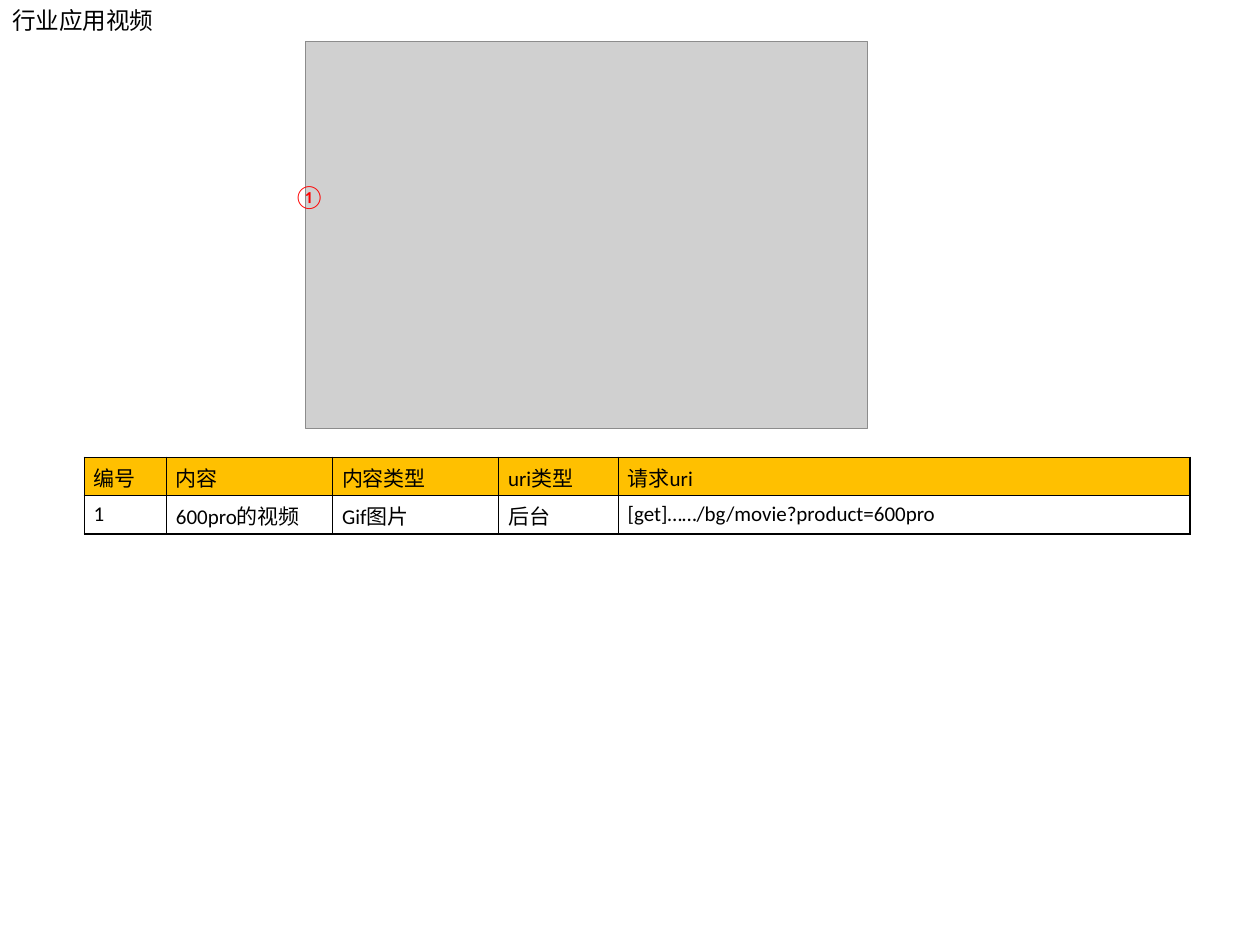
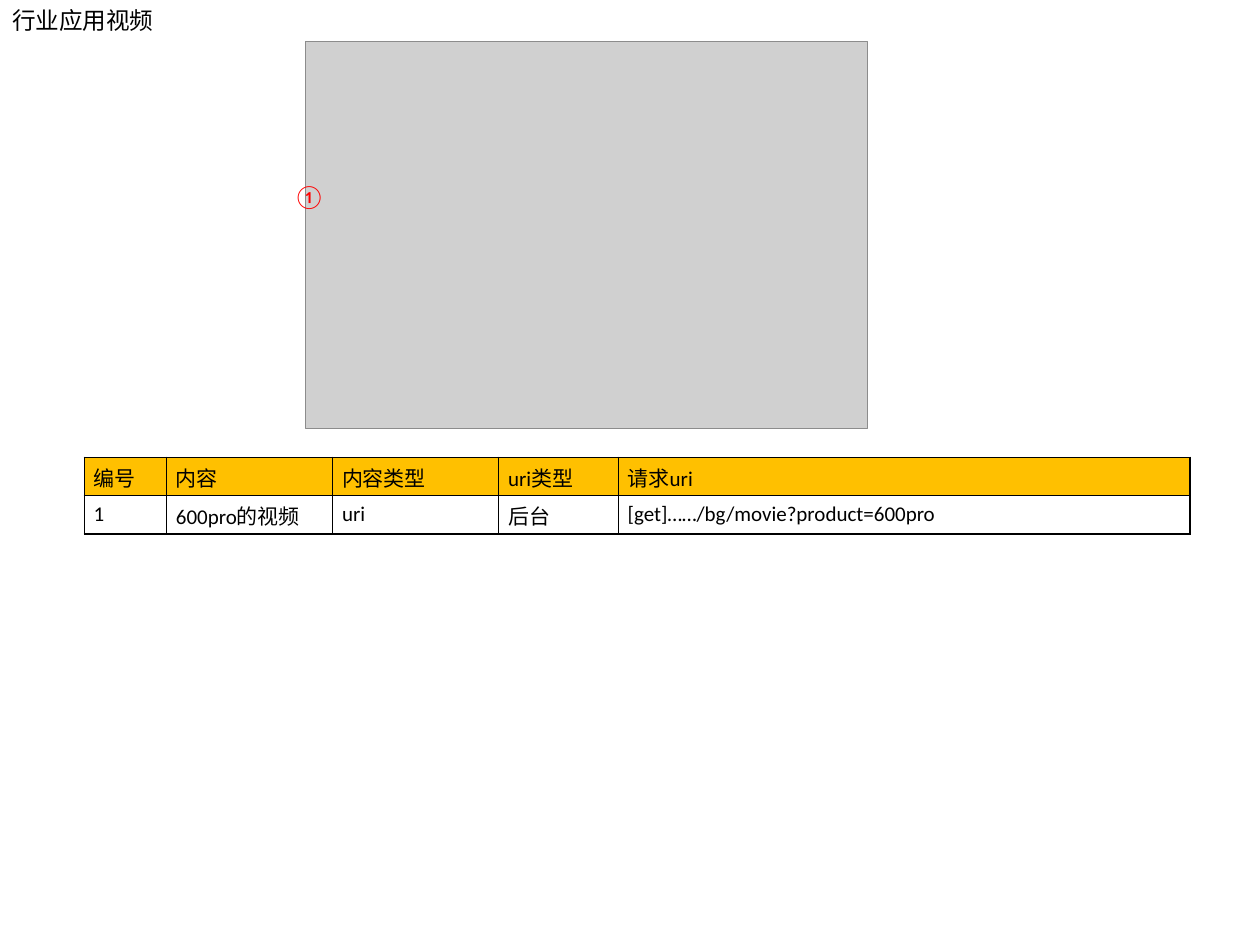
Before and after one commit to shining-force/My2019, a slide deck: slide 7 of MyCompany/资源汇总.pptx. Drawn at 1260x945 pixels with LibreOffice and Linux fonts; fonts in the diff are those of the drawing; grey boxes stand for pictures. Boxes give left, top, right and bottom in pixels: in the first picture for what was removed or moved away, otherwise in the second. Text is boxed around its words. In the diff, an @@ line names an element or a change of style, - is before the commit and + after.

```diff
--- a/MyCompany/资源汇总.pptx
+++ b/MyCompany/资源汇总.pptx
@@ table at (x1=84, y1=457, x2=1191, y2=534) @@
-row 2, column 3: Gif图片
+row 2, column 3: uri
```
Also in this commit, not shown: 2 other slides changed, 4 slides added, 11 other files.
